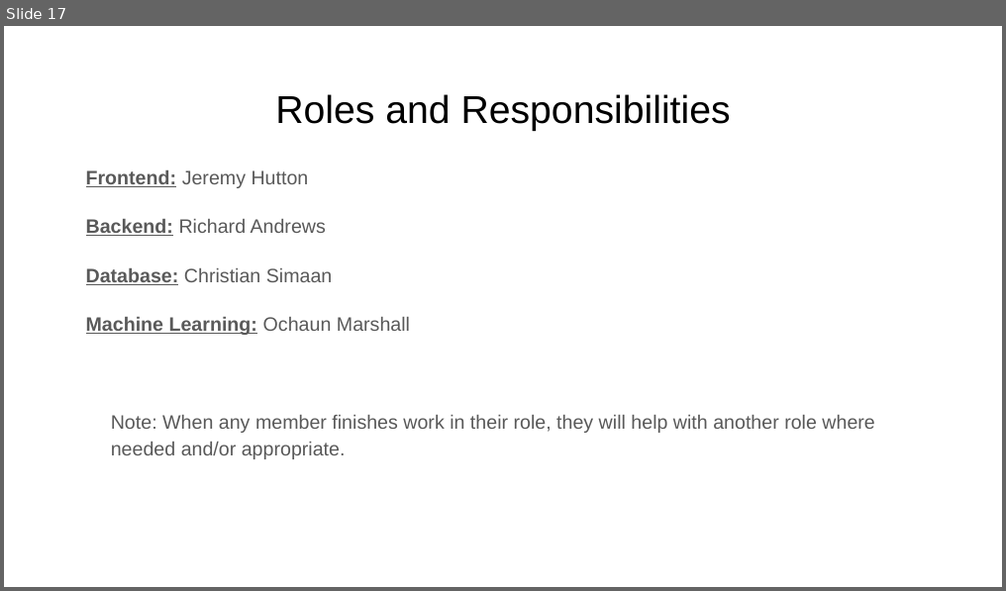
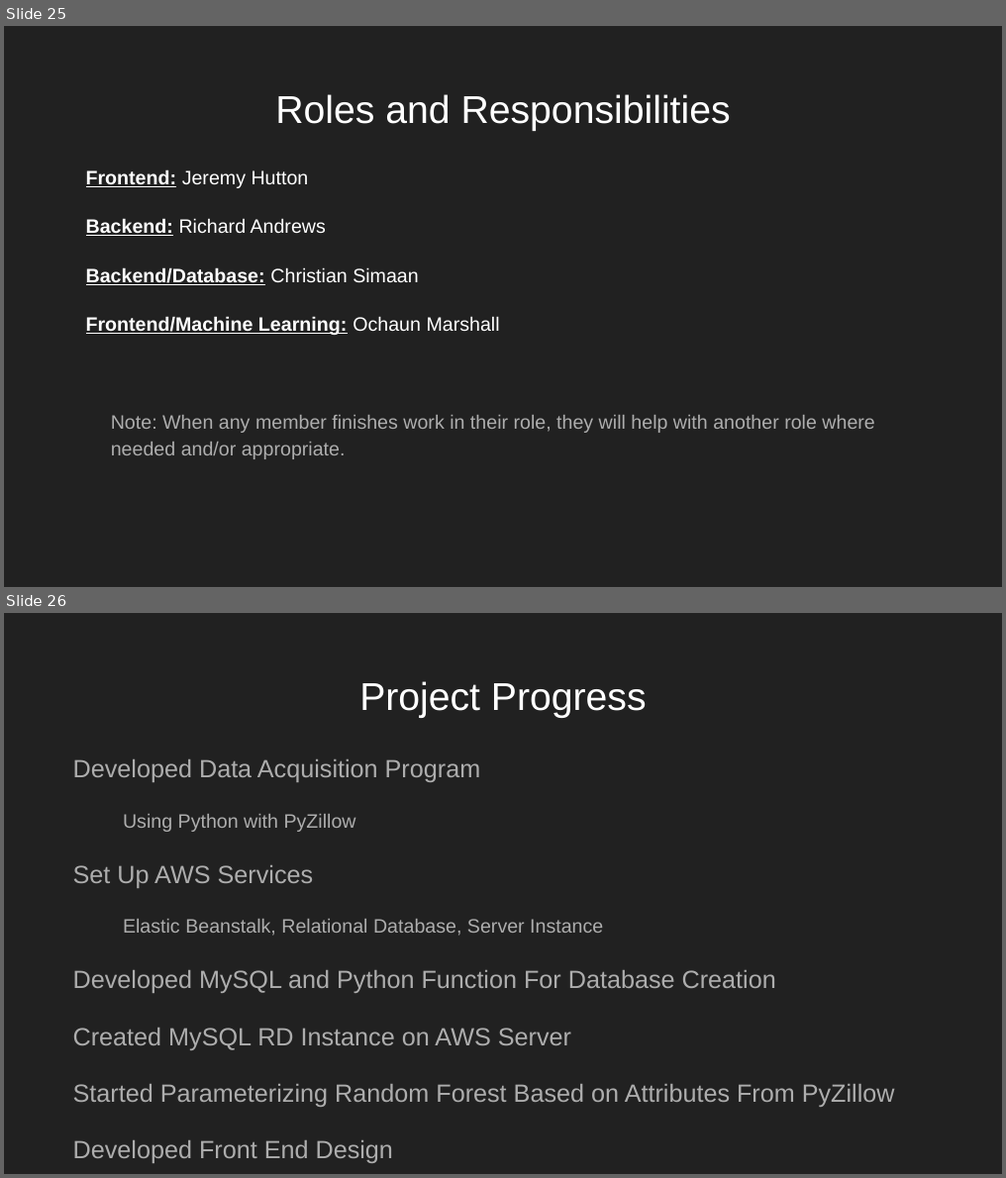
Before and after one commit to nreader72/NostraDomicile, a slide deck: docs/NostraDomicile.pptx. Shown one above the other, each under a label of ours: slide 17 before the commit, slides 25 and 26 after it. The pictures are 1006x591 and 1006x1178 pixels, drawn with LibreOffice and Linux fonts; fonts in the diff are those of the drawing; background and template pictures are left out. Boxes give left, top, right and bottom in pixels: in the first picture for what was removed or moved away, otherwise in the second. Text is boxed around its words. In the diff, an @@ line names an element or a change of style, - is before the commit and + after.

```diff
--- a/docs/NostraDomicile.pptx
+++ b/docs/NostraDomicile.pptx
@@ slide 26 added at (4, 613, 1002, 1174), background picture (left out) @@
@@ title added at (359, 681, 647, 718), 28 pt, text #FFFFFF @@
+Project Progress
@@ text added at (73, 760, 895, 1163), 18 pt, text #ADADAD @@
+Developed Data Acquisition Program
+  Using Python with PyZillow
+Set Up AWS Services
+  Elastic Beanstalk, Relational Database, Server Instance
+Developed MySQL and Python Function For Database Creation
+Created MySQL RD Instance on AWS Server
+Started Parameterizing Random Forest Based on Attributes From PyZillow
+Developed Front End Design
+Began Developing Front End
@@ what was slide 17 is now slide 25 @@
@@ slide 25 changed as well @@
@@ background #FFFFFF to picture (left out) @@
@@ title "Roles and Responsibilities" at (275, 94, 731, 131): text colour #000000 to #FFFFFF @@
@@ text at (86, 170, 874, 460): text colour #595959 to #FFFFFF in "Frontend: Jeremy Hutton", "Backend: Richard Andrews"; text colour #595959 to #ADADAD in "Note: When any member finishes work in ..." @@
@@ text at (86, 268, 500, 335): text changed; text colour #595959 to #FFFFFF; bold on @@
-Database: Christian Simaan
-Machine Learning: Ochaun Marshall
+Backend/Database: Christian Simaan
+Frontend/Machine Learning: Ochaun Marshall
```
Also in this commit, not shown: 7 other slides changed, 17 other slides added, 9 slides removed.
